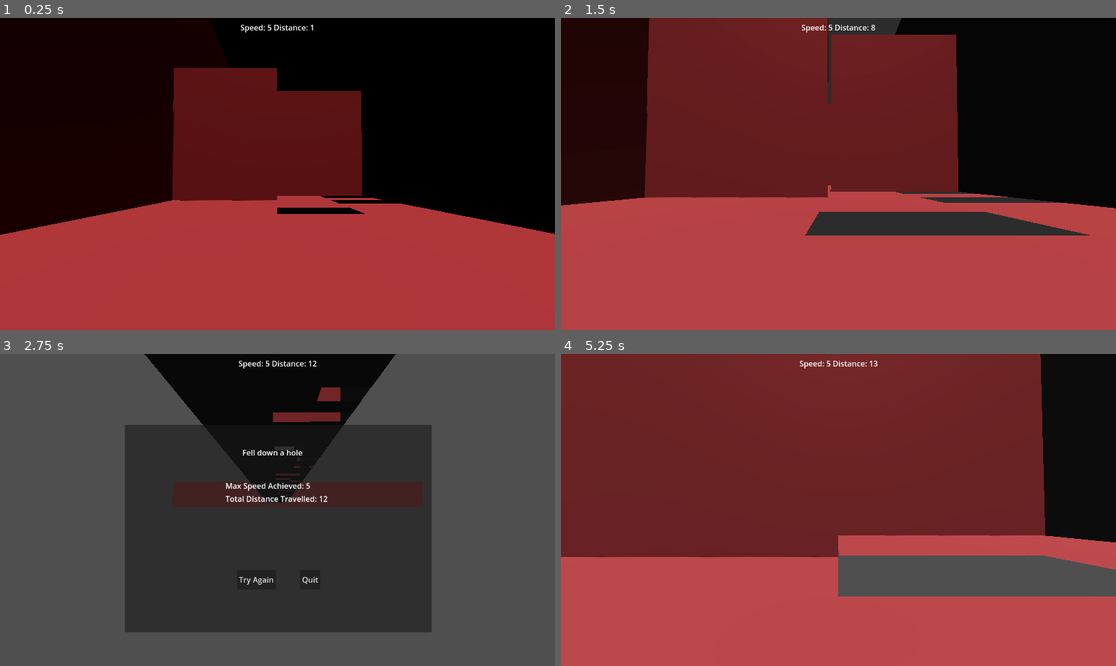
Above: before the commit, frames 1-4 (two rows, left to right).
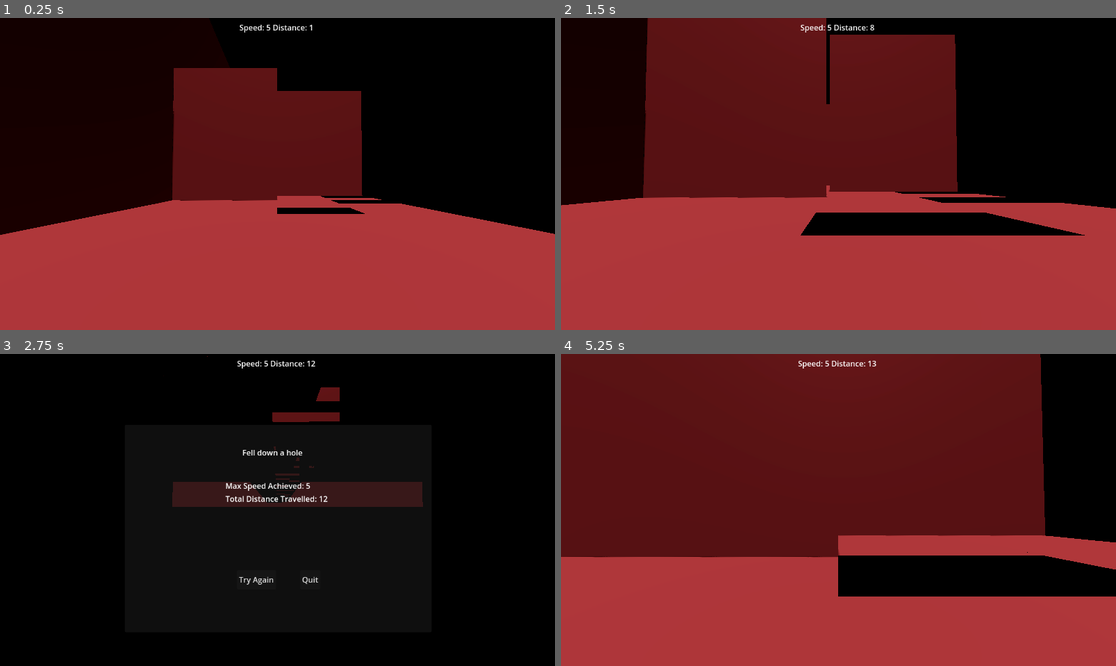
Above: after the commit, the same moments.

Repository: finalsabbath/3d-runner
Game: Godot game, scene res://scenes/world.tscn
Two runs of this game, one before a commit and one after it. Both use one fixed random seed, a clock stepped at 60 frames per second and the inputs below.
Inputs:
- Up to frame 1 (0.25 s): no input
- Up to frame 2 (1.5 s): hold Right (move_right) 0.53-1.28 s; tap Ctrl (slide) at 0.6, 1.35 s; tap Space (jump) at 0.77 s; hold Down (ui_down) from 1.28 s (still down)
- Up to frame 3 (2.75 s): tap Space (jump) at 1.52 s; release Down (ui_down) at 2.03 s; hold Right (move_right) from 2.03 s (still down); tap Ctrl (slide) at 2.1 s
- Up to frame 4 (5.25 s): release Right (move_right) at 2.75 s; click "Try Again" at 2.75 s; hold Up (ui_up) 3.53-4.28 s; tap Ctrl (slide) at 3.6, 4.35, 5.1 s; tap Space (jump) at 3.77, 4.52 s; hold Left (move_left) from 4.28 s (still down)

The runs differ from the first frame. In frame 1, 0.2% of the frame differs, in the area x 43-57%, y 2-5%; in frame 2, 4.8%; in frame 3, 85%, in the area x 0-100%, y 0-100%; in frame 4, 6.5%.

Commit message:
remove pulse and link visual effects to audio peaks

Diff:
--- a/3d-runner/scenes/player.gd
+++ b/3d-runner/scenes/player.gd
@@ -2,7 +2,7 @@
 
 const SLIDE_SCALE: float = 0.5
 
-@export var speed = 7.0
+@export var speed = 8.0
 @export var fall_acceleration = 75
 @export var jump_impulse = 20
 @onready var slide_timer: Timer = $Slide
--- a/3d-runner/scenes/ui.gd
+++ b/3d-runner/scenes/ui.gd
@@ -7,6 +7,8 @@
 @onready var total_distance: Label = $EndScreen/VBoxContainer/TotalDistance
 @onready var end_screen: Panel = $EndScreen
 @onready var end_reason: Label = %EndReason
+@onready var label: Label = $HBoxContainer/Label
+
 
 
 func _physics_process(_delta: float) -> void:
--- a/3d-runner/scenes/ui.tscn
+++ b/3d-runner/scenes/ui.tscn
@@ -30,6 +30,9 @@
 unique_name_in_owner = true
 layout_mode = 2
 text = "Distance: 0"
+
+[node name="Label" type="Label" parent="HBoxContainer"]
+layout_mode = 2
 
 [node name="EndScreen" type="Panel" parent="."]
 visible = false
--- a/3d-runner/scenes/world.gd
+++ b/3d-runner/scenes/world.gd
@@ -13,7 +13,10 @@
 	_connect_signals()
 
 func _physics_process(delta: float) -> void:
-	_pulse(delta)
+	#_pulse(delta)
+	var master_bus_volume = (AudioServer.get_bus_peak_volume_left_db(0,0) + AudioServer.get_bus_peak_volume_right_db(0,0)) / 2
+	print(master_bus_volume)
+	world_environment.environment.background_energy_multiplier = (30 + master_bus_volume) * (delta * 5) -1
 
 func _connect_signals() -> void:
 	EventBus.retry.connect(retry)
